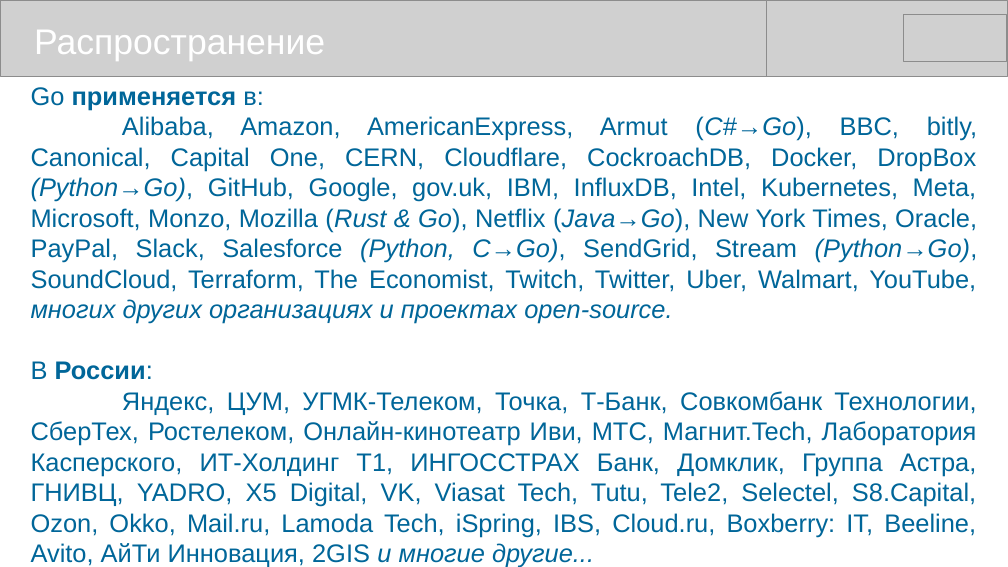
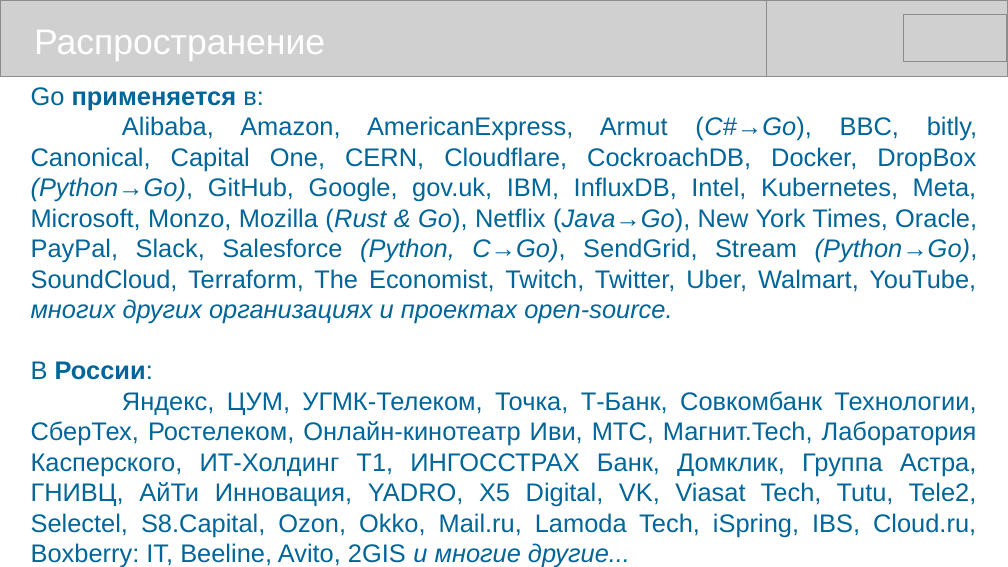
Before and after one commit to mike-shock/Go_language, a slide deck: slide 5 of Go_Review.odp. Drawn at 1008x567 pixels with LibreOffice and Linux fonts; fonts in the diff are those of the drawing; grey boxes stand for pictures. Boxes give left, top, right and bottom in pixels: in the first picture for what was removed or moved away, otherwise in the second. Text is boxed around its words. In the diff, an @@ line names an element or a change of style, - is before the commit and + after.

```diff
--- a/Go_Review.odp
+++ b/Go_Review.odp
@@ text at (31,391,977,567): text changed @@
-Яндекс, ЦУМ, УГМК-Телеком, Точка, Т-Банк, Совкомбанк Технологии, СберТех, Ростелеком, Онлайн-кинотеатр Иви, МТС, Магнит.Tech, Лаборатория Касперского, ИТ-Холдинг Т1, ИНГОССТРАХ Банк, Домклик, Группа Астра, ГНИВЦ, YADRO, X5 Digital, VK, Viasat Tech, Tutu, Tele2, Selectel, S8.Capital, Ozon, Okko, Mail.ru, Lamoda Tech, iSpring, IBS, Cloud.ru, Boxberry: IT, Beeline, Avito, АйТи Инновация, 2GIS и многие другие...
+Яндекс, ЦУМ, УГМК-Телеком, Точка, Т-Банк, Совкомбанк Технологии, СберТех, Ростелеком, Онлайн-кинотеатр Иви, МТС, Магнит.Tech, Лаборатория Касперского, ИТ-Холдинг Т1, ИНГОССТРАХ Банк, Домклик, Группа Астра, ГНИВЦ, АйТи Инновация, YADRO, X5 Digital, VK, Viasat Tech, Tutu, Tele2, Selectel, S8.Capital, Ozon, Okko, Mail.ru, Lamoda Tech, iSpring, IBS, Cloud.ru, Boxberry: IT, Beeline, Avito, 2GIS и многие другие...
```
Also in this commit, not shown: 10 other slides changed, 1 other file.
